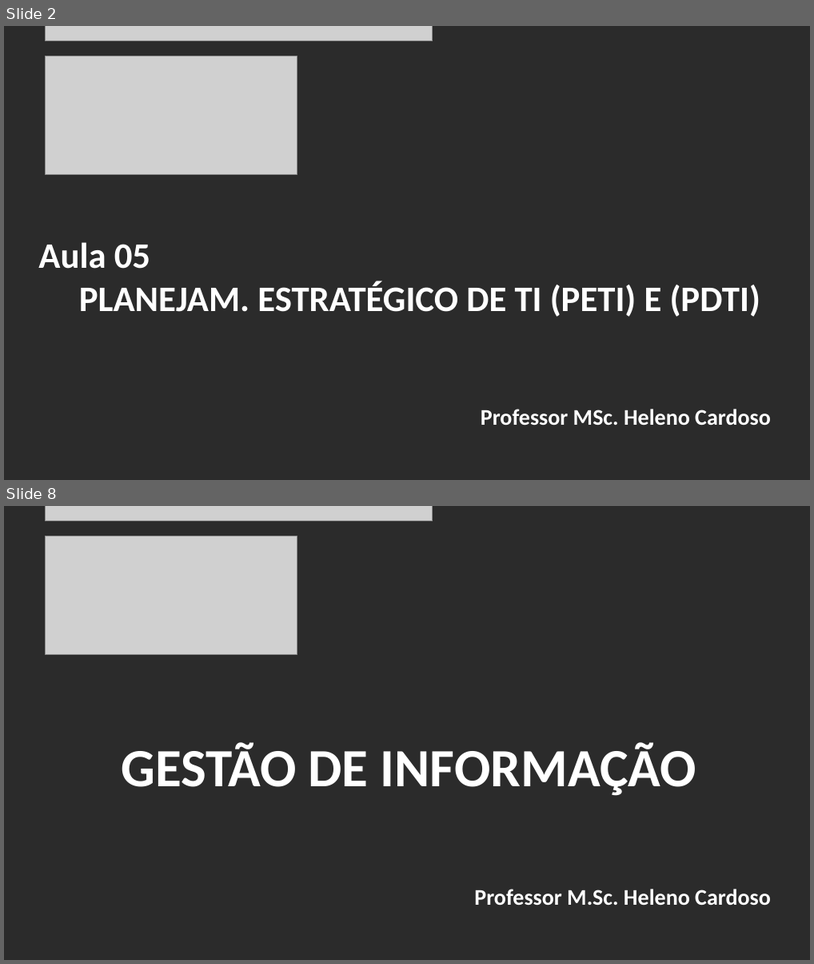
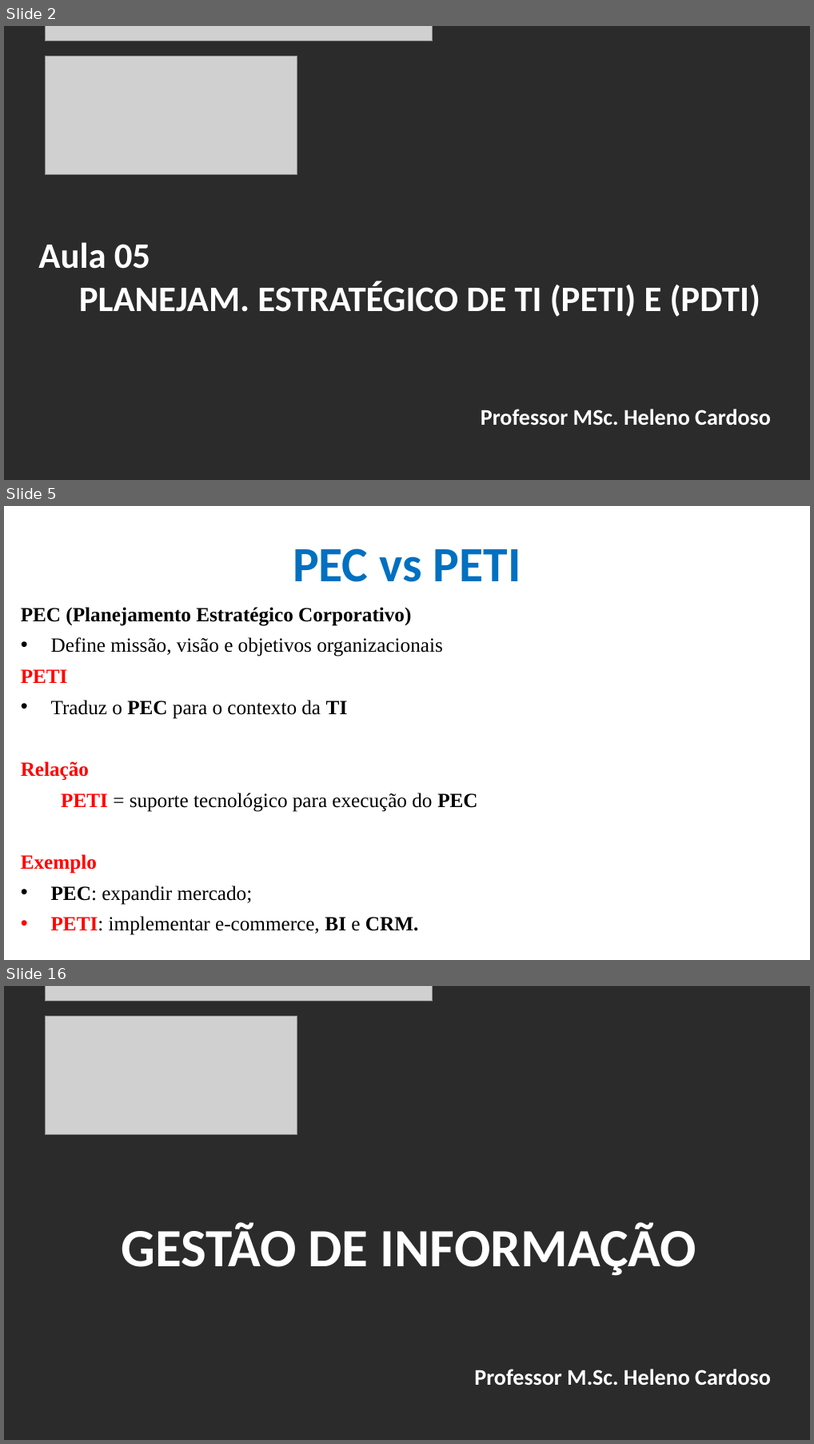
Before and after one commit to CloudEducationBrazil/GestaoInformacaoUniRuyWyden, a slide deck: 01 Classes/Aula5 - Gestão da Informação - PLANEJAMENTO ESTRATÉGICO DE TI (PETI) E PLANO DIRETOR DE TI (PDTI).pptx. Shown one above the other, each under a label of ours: slides 2 and 8 before the commit, slides 2, 5 and 16 after it; the slides between them are not shown. The pictures are 814x964 and 814x1444 pixels, drawn with LibreOffice and Linux fonts; fonts in the diff are those of the drawing; grey boxes stand for pictures; background and template pictures are left out; a plain dark background stands for a picture behind light text. Boxes give left, top, right and bottom in pixels: in the first picture for what was removed or moved away, otherwise in the second. Text is boxed around its words. In the diff, an @@ line names an element or a change of style, - is before the commit and + after.

```diff
--- a/01 Classes/Aula5 - Gestão da Informação - PLANEJAMENTO ESTRATÉGICO DE TI (PETI) E PLANO DIRETOR DE TI (PDTI).pptx
+++ b/01 Classes/Aula5 - Gestão da Informação - PLANEJAMENTO ESTRATÉGICO DE TI (PETI) E PLANO DIRETOR DE TI (PDTI).pptx
@@ slide 5 added at (x1=4, y1=506, x2=810, y2=960), background picture (left out) @@
@@ title added at (x1=293, y1=548, x2=522, y2=582), 44 pt, text #0070C0, bold @@
+PEC vs PETI
@@ text added at (x1=21, y1=607, x2=478, y2=935), 18 pt, text #000000 @@
+PEC (Planejamento Estratégico Corporativo)
+• Define missão, visão e objetivos organizacionais
+PETI
+• Traduz o PEC para o contexto da TI
+Relação
+PETI = suporte tecnológico para execução do PEC
+Exemplo
+• PEC: expandir mercado;
+• PETI: implementar e-commerce, BI e CRM.
@@ what was slide 8 is now slide 16 @@
```
Also in this commit, not shown: 5 slides changed, 7 other slides added, 21 other files.
